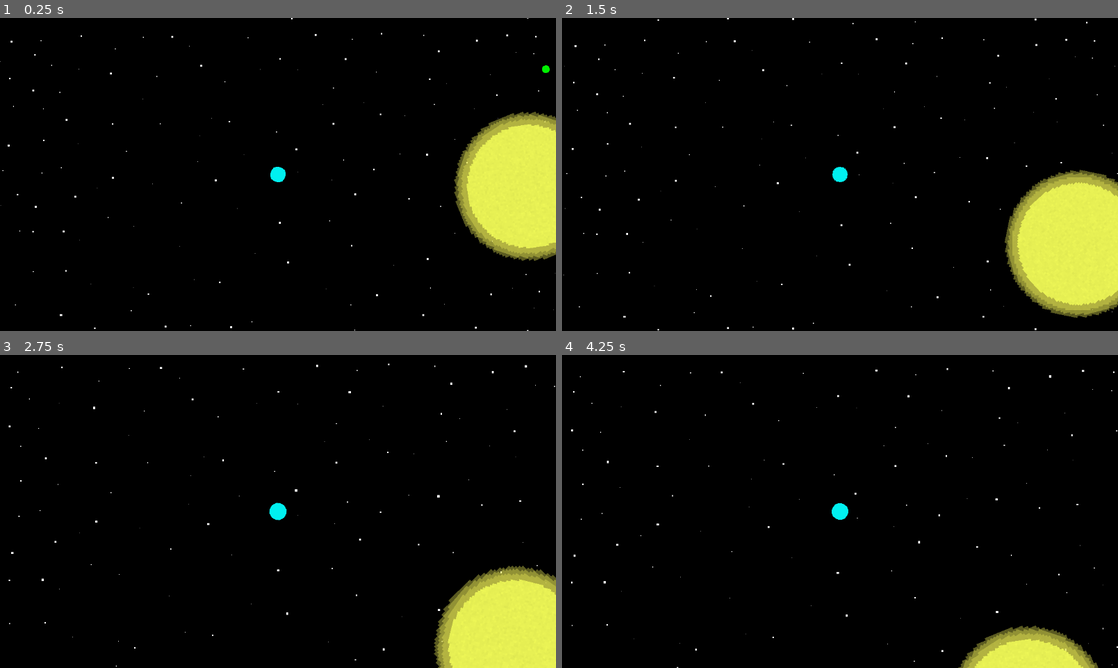
Above: before the commit, frames 1-4 (two rows, left to right).
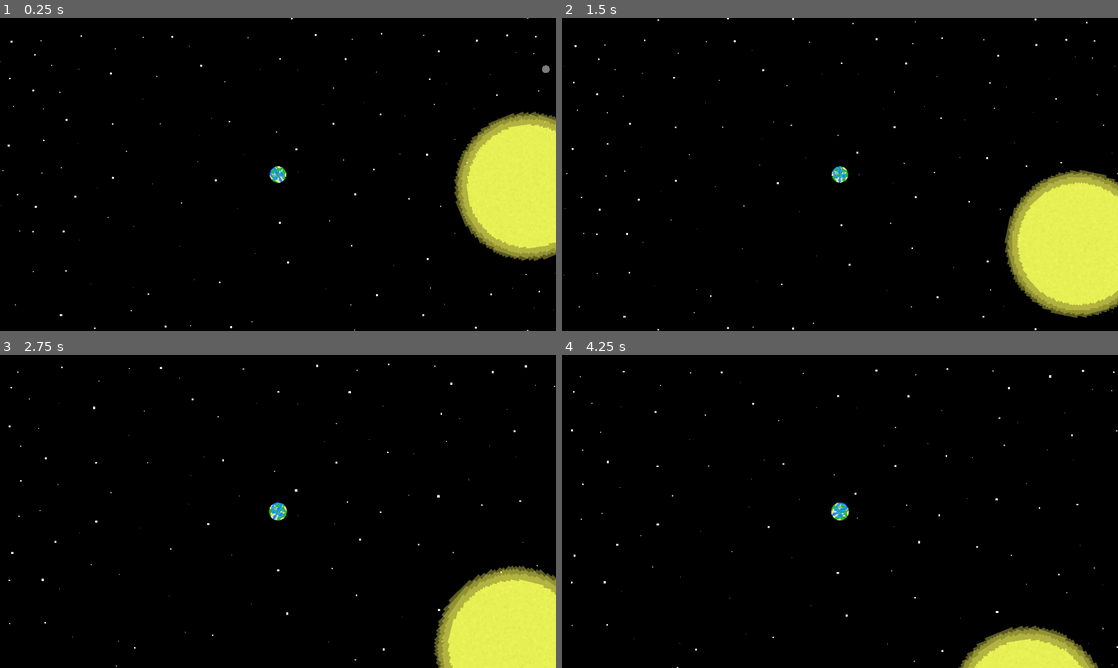
Above: after the commit, the same moments.

Repository: Birb-Games/gmtk-2025
Game: Godot game, scene res://scenes/main.tscn
The game is run twice, just before and just after one commit, with the same random seed, the same clock (stepped at 60 frames per second) and the same inputs.
Inputs (mouse positions are in pixels of both pictures, inside the frame that each line leads up to):
- Up to frame 1 (0.25 s): no input
- Up to frame 2 (1.5 s): move the mouse to (962, 158) at 0.52 s; tap Mouse wheel up (zoom_camera_in) at 0.6 s; move the mouse to (728, 190) at 1.27 s; tap Mouse wheel down (zoom_camera_out) at 1.35 s
- Up to frame 3 (2.75 s): move the mouse to (333, 442) at 2.02 s; tap Mouse wheel up (zoom_camera_in) at 2.1 s
- Up to frame 4 (4.25 s): move the mouse to (812, 574) at 2.77 s; tap Mouse wheel down (zoom_camera_out) at 2.85 s; move the mouse to (1006, 558) at 3.52 s; tap Mouse wheel up (zoom_camera_in) at 3.6 s

The runs differ from the first frame. In frame 1, 0.2% of the frame differs, in the area x 48-99%, y 15-53%; in frame 2, 0.1%; in frame 3, 0.2%; in frame 4, 0.1%.

Commit message:
added some art for planets

Diff:
--- a/rogue_planet.tscn
+++ b/rogue_planet.tscn
@@ -1,6 +1,7 @@
-[gd_scene load_steps=3 format=3 uid="uid://b0ggm7x3myuge"]
+[gd_scene load_steps=4 format=3 uid="uid://b0ggm7x3myuge"]
 
 [ext_resource type="PackedScene" uid="uid://x5sp1y0y178q" path="res://scenes/space_object.tscn" id="1_j3nti"]
+[ext_resource type="Texture2D" uid="uid://cefcp8xl4mse0" path="res://assets/textures/rogue_planet.png" id="2_1niph"]
 
 [sub_resource type="CircleShape2D" id="CircleShape2D_j3nti"]
 radius = 32.0156
@@ -10,8 +11,9 @@
 orbit_sun = false
 
 [node name="Sprite2D" parent="." index="0"]
-modulate = Color(1, 0, 1, 1)
-scale = Vector2(2, 2)
+scale = Vector2(0.96875, 0.96875)
+texture = ExtResource("2_1niph")
+rotation_speed = 2.0
 
 [node name="CollisionShape2D" parent="." index="1"]
 shape = SubResource("CircleShape2D_j3nti")
--- a/scenes/homeworld.tscn
+++ b/scenes/homeworld.tscn
@@ -1,13 +1,18 @@
-[gd_scene load_steps=4 format=3 uid="uid://rl7rou56kuhg"]
+[gd_scene load_steps=5 format=3 uid="uid://rl7rou56kuhg"]
 
 [ext_resource type="PackedScene" uid="uid://x5sp1y0y178q" path="res://scenes/space_object.tscn" id="1_1jbh8"]
 [ext_resource type="Script" uid="uid://dhtha4j8jelh4" path="res://scripts/camera.gd" id="2_6cfps"]
+[ext_resource type="Texture2D" uid="uid://c1d18xg5ntnp8" path="res://assets/textures/homeworld.png" id="2_n8f01"]
 
 [sub_resource type="CircleShape2D" id="CircleShape2D_n7lcj"]
 radius = 17.0294
 
 [node name="Homeworld" instance=ExtResource("1_1jbh8")]
-modulate = Color(0, 1, 1, 1)
+
+[node name="Sprite2D" parent="." index="0"]
+scale = Vector2(0.53125, 0.53125)
+texture = ExtResource("2_n8f01")
+rotation_speed = 0.393
 
 [node name="CollisionShape2D" parent="." index="1"]
 shape = SubResource("CircleShape2D_n7lcj")
--- a/scenes/small_planet.tscn
+++ b/scenes/small_planet.tscn
@@ -1,16 +1,17 @@
-[gd_scene load_steps=3 format=3 uid="uid://cfnsaojiroi77"]
+[gd_scene load_steps=4 format=3 uid="uid://cfnsaojiroi77"]
 
 [ext_resource type="PackedScene" uid="uid://x5sp1y0y178q" path="res://scenes/space_object.tscn" id="1_jmpwg"]
+[ext_resource type="Texture2D" uid="uid://cxp03devbq75m" path="res://assets/textures/small_planet.png" id="2_hxnfn"]
 
 [sub_resource type="CircleShape2D" id="CircleShape2D_cktii"]
 radius = 8.0
 
 [node name="SmallPlanet" instance=ExtResource("1_jmpwg")]
-modulate = Color(0, 1, 0, 1)
 mass = 0.5
 
 [node name="Sprite2D" parent="." index="0"]
 scale = Vector2(0.5, 0.5)
+texture = ExtResource("2_hxnfn")
 
 [node name="CollisionShape2D" parent="." index="1"]
 shape = SubResource("CircleShape2D_cktii")
Binary file added: assets/textures/homeworld.png
Not shown, added: assets/textures/homeworld.png.import
Binary file added: assets/textures/rogue_planet.png
Not shown, added: assets/textures/rogue_planet.png.import
Binary file added: assets/textures/small_planet.png
Not shown, added: assets/textures/small_planet.png.import
